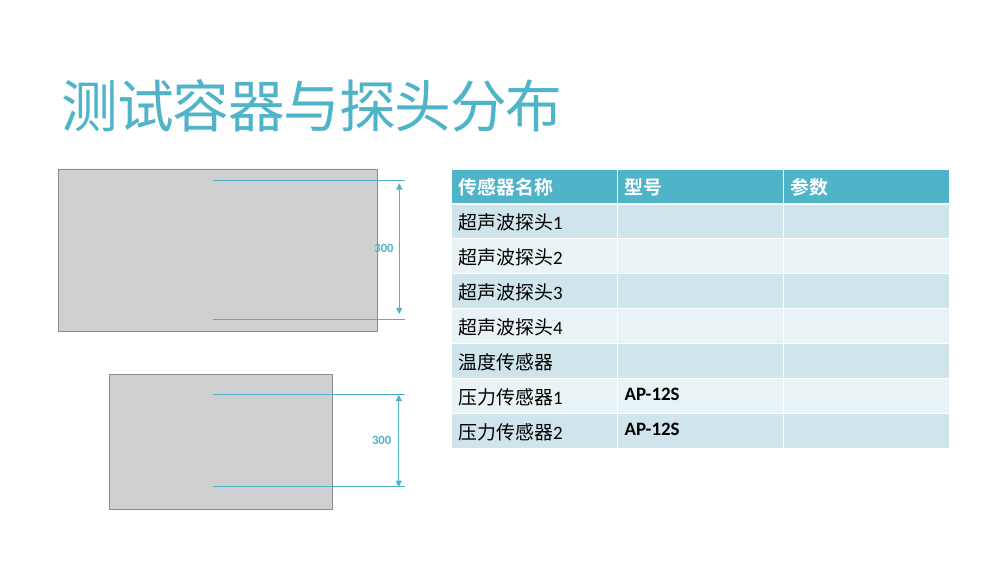
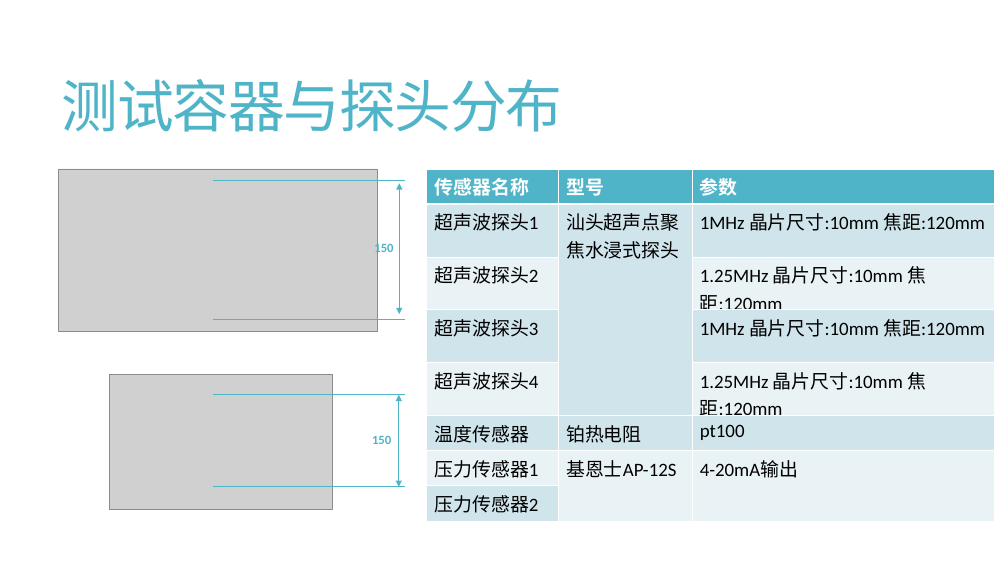
Before and after one commit to Travis-MA/UltrasonicConcMeter, a slide deck: slide 8 of 机器学习超声波浓度计.pptx. Drawn at 1008x567 pixels with LibreOffice and Linux fonts; fonts in the diff are those of the drawing; grey boxes stand for pictures. Boxes give left, top, right and bottom in pixels: in the first picture for what was removed or moved away, otherwise in the second. Text is boxed around its words. In the diff, an @@ line names an element or a change of style, - is before the commit and + after.

```diff
--- a/机器学习超声波浓度计.pptx
+++ b/机器学习超声波浓度计.pptx
@@ table at <box>427,169,995,517</box> @@
-row 2, column 2: 
+row 2, column 2: 汕头超声点聚焦水浸式探头
-row 2, column 3: 
+row 2, column 3: 1MHz 晶片尺寸:10mm 焦距:120mm
-row 3, column 3: 
+row 3, column 3: 1.25MHz 晶片尺寸:10mm 焦距:120mm
-row 4, column 3: 
+row 4, column 3: 1MHz 晶片尺寸:10mm 焦距:120mm
-row 5, column 3: 
+row 5, column 3: 1.25MHz 晶片尺寸:10mm 焦距:120mm
-row 6, column 2: 
+row 6, column 2: 铂热电阻
-row 6, column 3: 
+row 6, column 3: pt100
-row 7, column 2: AP-12S
+row 7, column 2: 基恩士AP-12S
-row 7, column 3: 
+row 7, column 3: 4-20mA输出
-row 8, column 2: AP-12S
+row 8, column 2: 
@@ table: place and size @@
-table at <box>451,169,951,448</box>
+table at <box>427,169,995,517</box>
@@ text at <box>374,241,393,255</box>: text changed @@
-300
+150
@@ text at <box>372,436,391,444</box>: text changed @@
-300
+150
```
Also in this commit, not shown: 3 other slides changed, 3 slides added, 16 other files.
